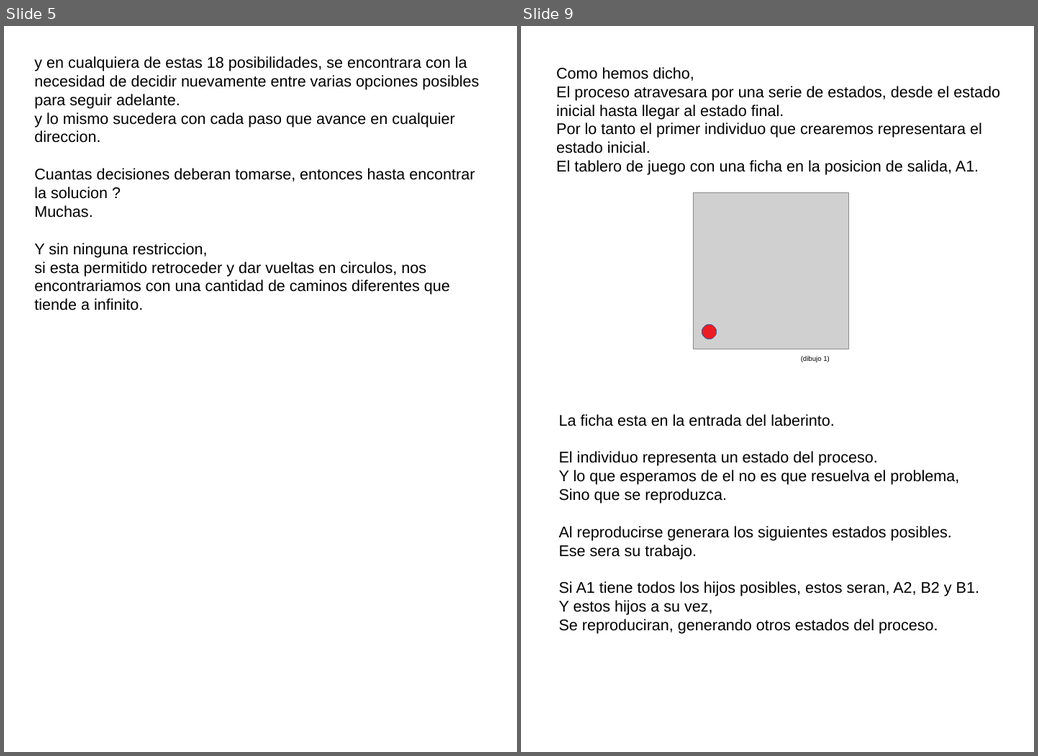
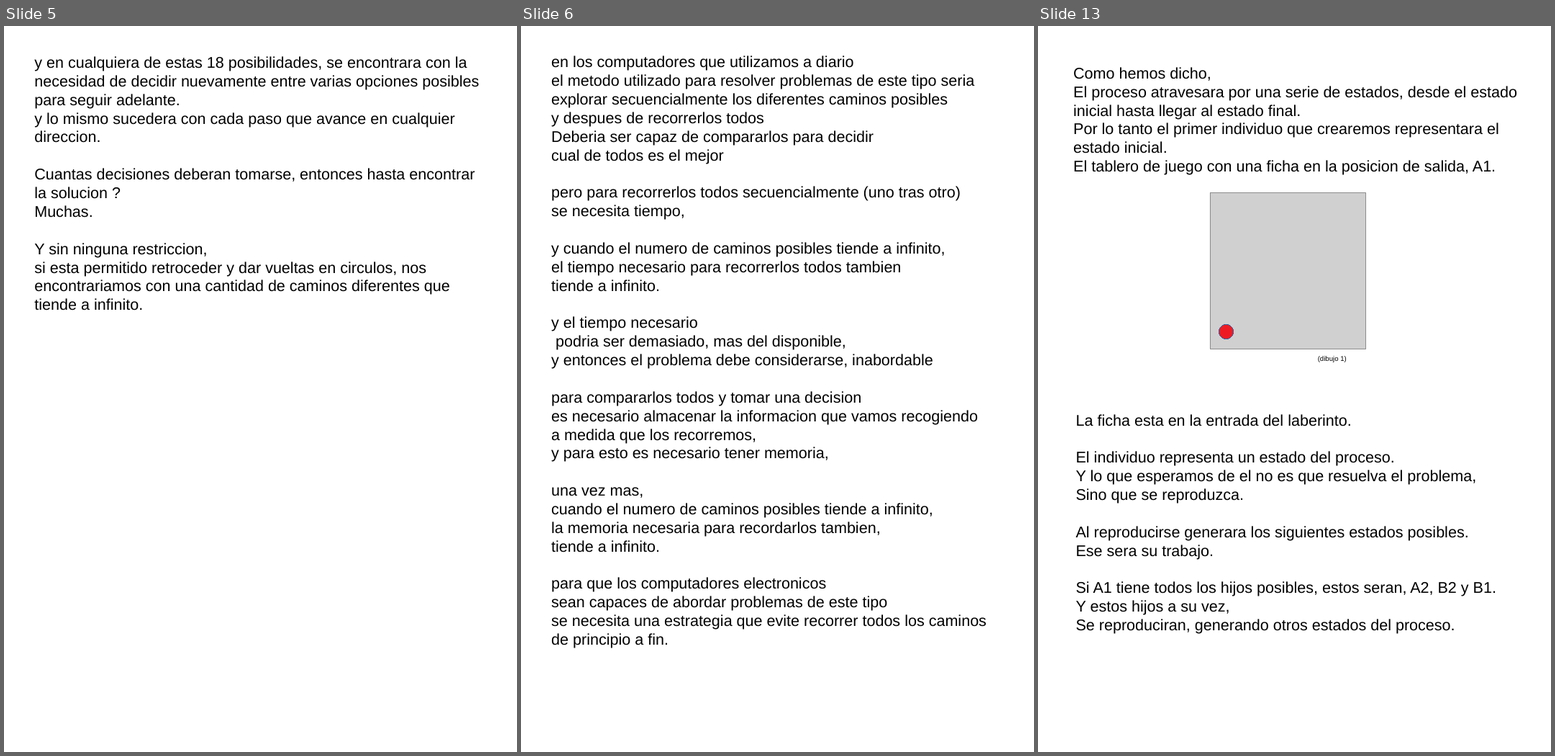
Before and after one commit to fabhrius/La-Cosa, a slide deck: capitulos/Potencia del sistema/Potencia del sistema.odp. Shown side by side, each under a label of ours: slides 5 and 9 before the commit, slides 5, 6 and 13 after it; the slides between them are not shown. The pictures are 1038x756 and 1555x756 pixels, drawn with LibreOffice and Linux fonts; fonts in the diff are those of the drawing; grey boxes stand for pictures. Boxes give left, top, right and bottom in pixels: in the first picture for what was removed or moved away, otherwise in the second. Text is boxed around its words. In the diff, an @@ line names an element or a change of style, - is before the commit and + after.

```diff
--- a/capitulos/Potencia del sistema/Potencia del sistema.odp
+++ b/capitulos/Potencia del sistema/Potencia del sistema.odp
@@ slide 6 added at [521, 26, 1034, 752], background #FFFFFF @@
@@ text added at [551, 56, 978, 611], 18 pt, text #000000 @@
+en los computadores que utilizamos a diario
+el metodo utilizado para resolver problemas de este tipo seria explorar secuencialmente los diferentes caminos posibles
+y despues de recorrerlos todos
+Deberia ser capaz de compararlos para decidir
+cual de todos es el mejor
+pero para recorrerlos todos secuencialmente (uno tras otro)
+se necesita tiempo,
+y cuando el numero de caminos posibles tiende a infinito,
+el tiempo necesario para recorrerlos todos tambien
+tiende a infinito.
+y el tiempo necesario
+podria ser demasiado, mas del disponible,
+y entonces el problema debe considerarse, inabordable
+para compararlos todos y tomar una decision
+es necesario almacenar la informacion que vamos recogiendo
+a medida que los recorremos,
+y para esto es necesario tener memoria,
+una vez mas,
+cuando el numero de caminos posibles tiende a infinito,
+la memoria necesaria para recordarlos tambien,
+tiende a infinito.
+para que los computadores electronicos
+sean capaces de abordar problemas de este tipo
+se necesita una estrategia que evite recorrer todos los caminos de principio a fin.
@@ what was slide 9 is now slide 13 @@
```
Also in this commit, not shown: 1 slide changed, 5 other slides added, 2 slides removed, 1 other file.
